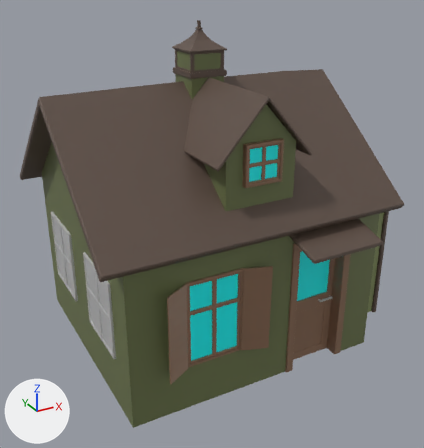
What one commit did to the FBX model LD46/Assets/Graphics/Environment/Meshes/Casa_01.fbx.
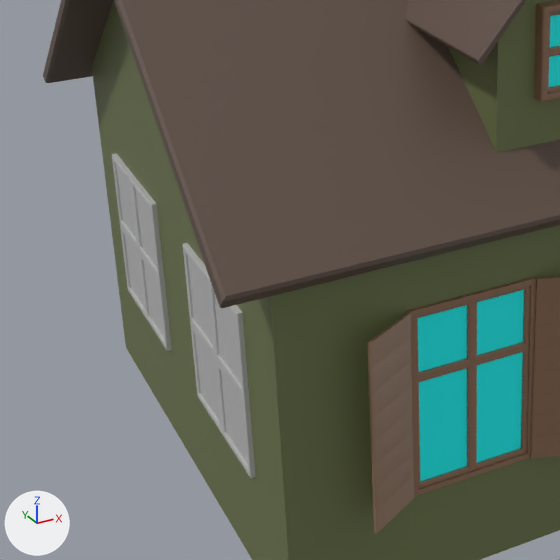
There are two pictures of each version: one whole from a 50 mm camera at (-8.92, -15.68, 11.69) aimed at (-0.47, -0.3, 4.0), one close up on the part from 0% to 60% of the width and 32% to 88% of the height. The lights are fixed; the arrows at lower left show +X, +Y and +Z. Where no turn or scale is listed for an object, it has been applied to the vertices. Vertices at the same position are counted once.
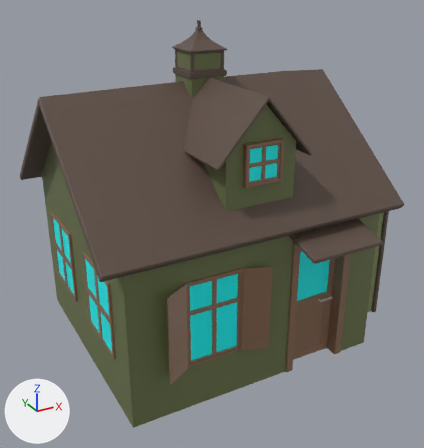
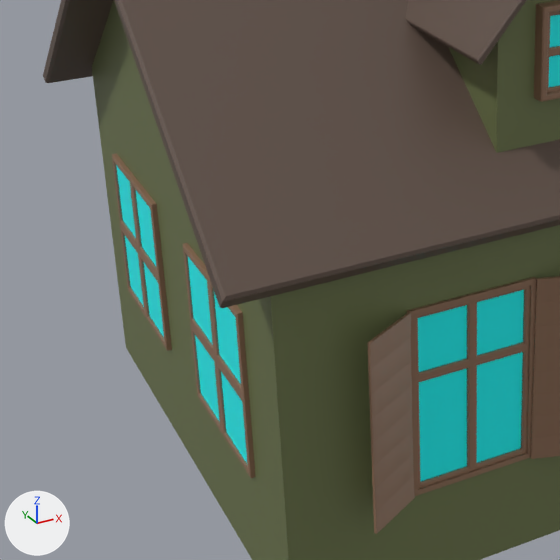
Where the newer file only moved an object's origin or applied its transform, the numbers keep the older frame.

Location of each change, (x1, y1, x2, y2) in pixels of the close-ups (560 x 560 px):
part 1 of me_mesh, recoloured (grey to brown)
    both: (112, 153, 256, 478)
part 2 of me_mesh, recoloured (grey to cyan)
    both: (188, 257, 247, 463)
part 3 of me_mesh, recoloured (grey to cyan)
    both: (116, 165, 164, 337)

Diff of the bpy script that builds the scene:
```diff
--- a/LD46/Assets/Graphics/Environment/Meshes/Casa_01.fbx.py
+++ b/LD46/Assets/Graphics/Environment/Meshes/Casa_01.fbx.py
@@ me_mesh @@
 me_mesh.from_pydata(...)  # 987 vertices, 927 faces; spans x -5.4..5.4, y -4.72..4.72, z -5.12..5.12
 # used by ob_polysurface39; location = (0.0, 0.0, 5.12)
+# me_mesh part 1: 128 of the faces centred in x -4.82..-4.77, y -2.5..3.18, z -3.49..-1.1 switch from mat_lambert8 (grey #bcbcbc) to mat_lambert11 (brown #8d6d56)
+# me_mesh part 2: all 4 faces centred in x -4.77, y -1.97..-0.9, z -2.89..-1.7 switch from mat_lambert8 (grey #bcbcbc) to mat_lambert12 (cyan #00ffff)
+# me_mesh part 3: all 4 faces centred in x -4.78, y 1.58..2.65, z -2.89..-1.7 switch from mat_lambert8 (grey #bcbcbc) to mat_lambert12 (cyan #00ffff)
 me_mesh.materials.append(mat_madera2)
```
